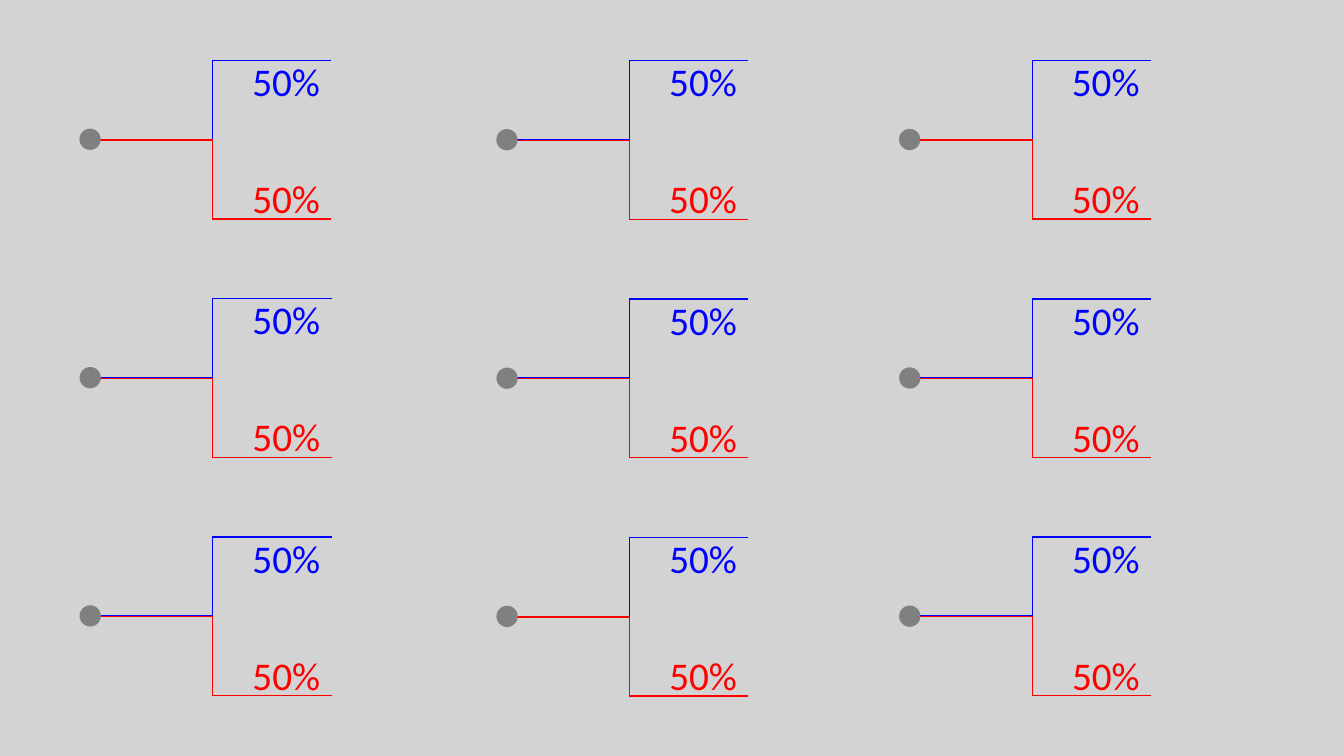
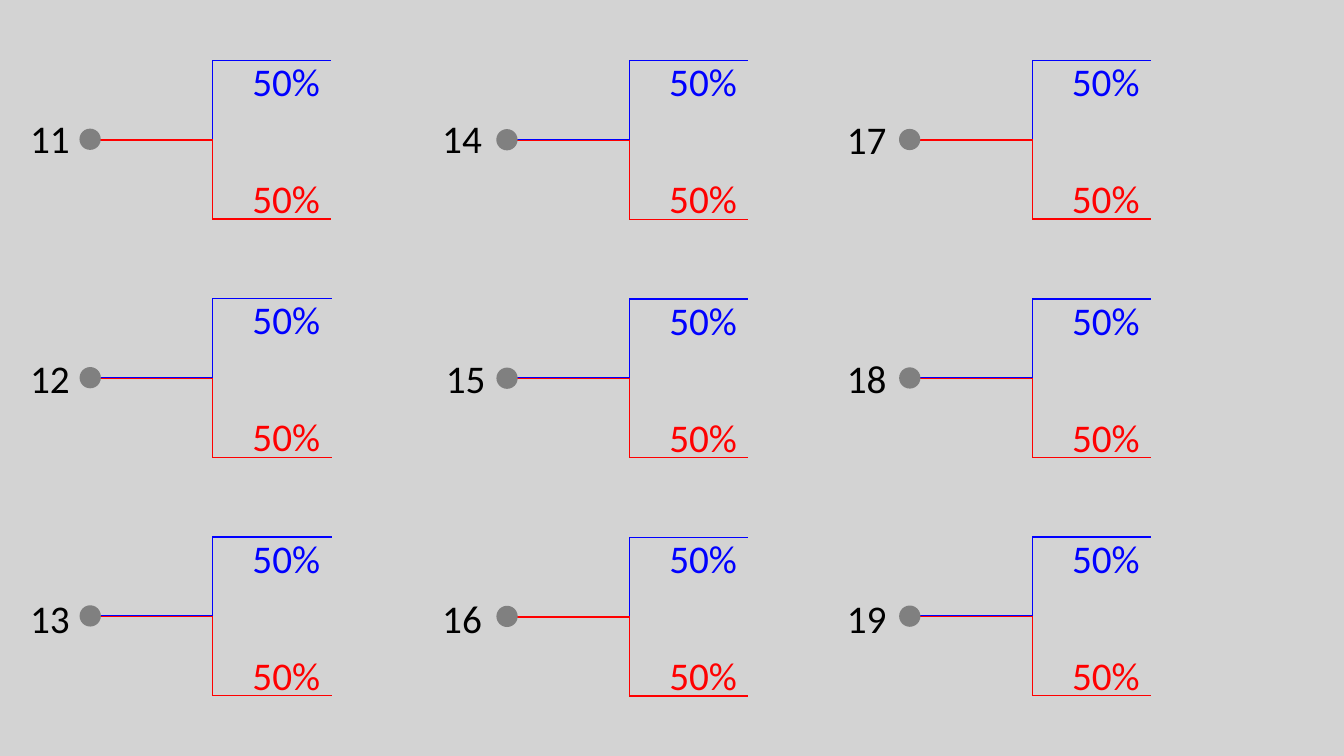
Before and after one commit to luwy-allison/EDP_stage1, a slide deck: slide 19 of 介面.pptx. Drawn at 1344x756 pixels with LibreOffice and Linux fonts; fonts in the diff are those of the drawing. Boxes give left, top, right and bottom in pixels: in the first picture for what was removed or moved away, otherwise in the second. Text is boxed around its words. In the diff, an @@ line names an element or a change of style, - is before the commit and + after.

```diff
--- a/介面.pptx
+++ b/介面.pptx
@@ text added at (x1=30, y1=127, x2=70, y2=153), 28 pt, text #000000 @@
+11
@@ text added at (x1=442, y1=127, x2=482, y2=153), 28 pt, text #000000 @@
+14
@@ text added at (x1=847, y1=128, x2=887, y2=154), 28 pt, text #000000 @@
+17
@@ text added at (x1=30, y1=367, x2=70, y2=393), 28 pt, text #000000 @@
+12
@@ text added at (x1=446, y1=367, x2=486, y2=394), 28 pt, text #000000 @@
+15
@@ text added at (x1=847, y1=366, x2=887, y2=394), 28 pt, text #000000 @@
+18
@@ text added at (x1=30, y1=607, x2=70, y2=634), 28 pt, text #000000 @@
+13
@@ text added at (x1=442, y1=606, x2=482, y2=634), 28 pt, text #000000 @@
+16
@@ text added at (x1=847, y1=607, x2=887, y2=633), 28 pt, text #000000 @@
+19
```
Also in this commit, not shown: 5 other slides changed, 3 slides added, 12 other files.
